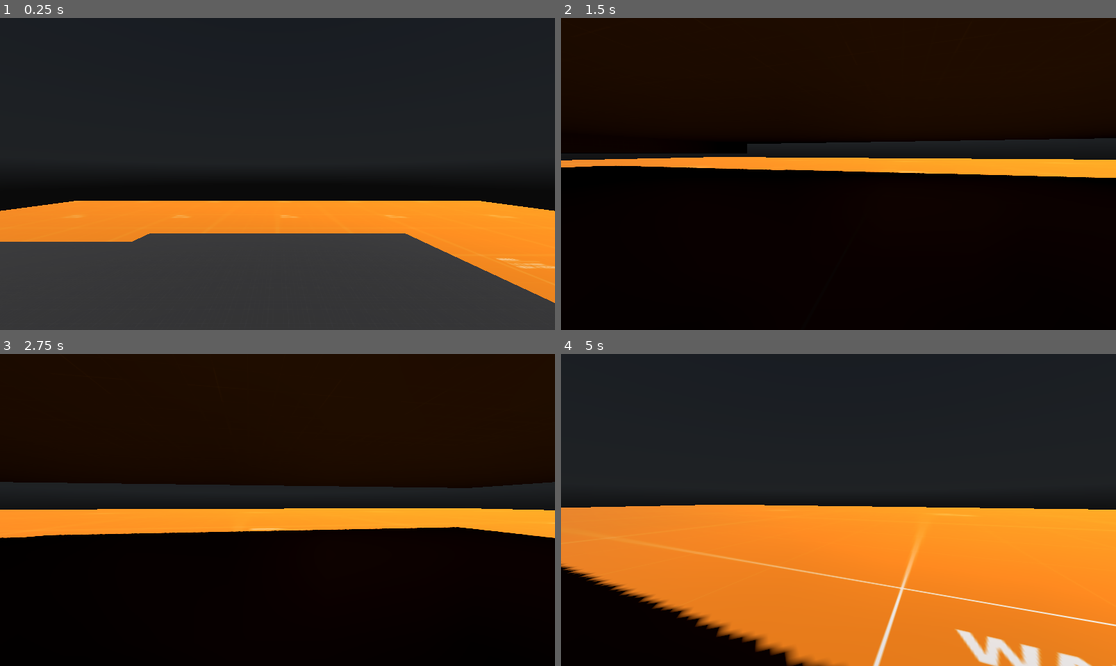
Above: before the commit, frames 1-4 (two rows, left to right).
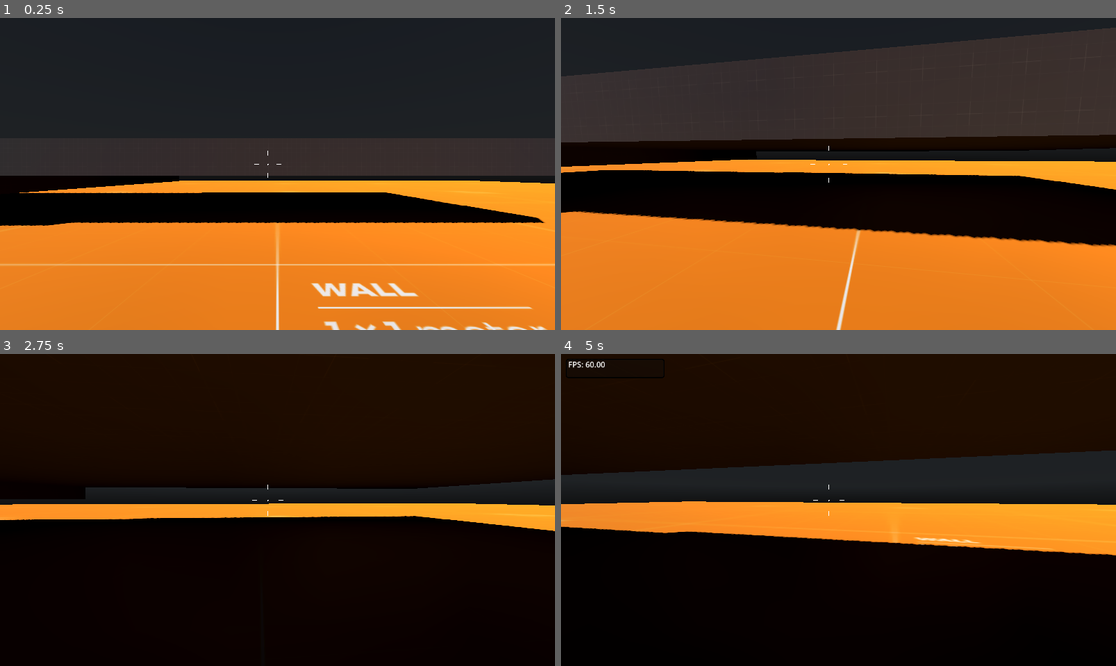
Above: after the commit, the same moments.

Repository: D3dde/WildWar
Game: Godot game, scene res://scenes/test.tscn
Same seed, same stepped clock (60 frames per second), same inputs: the game is played once before the commit and once after it. A sky picture missing from this copy of the repository is replaced by a grey-blue gradient.
Inputs (mouse positions are in pixels of both pictures, inside the frame that each line leads up to):
- Up to frame 1 (0.25 s): no input
- Up to frame 2 (1.5 s): tap Enter at 0.5 s; move the mouse to (866, 174) at 0.52 s; hold Ctrl (crouch) 0.53-1.28 s; hold W (up) from 0.53 s (still down); tap Space (jump) at 0.77 s; move the mouse to (810, 174) at 1.27 s; tap Ctrl (crouch) at 1.35 s
- Up to frame 3 (2.75 s): keep holding W (up); tap Space (jump) at 1.52 s; move the mouse to (288, 503) at 2.02 s; hold Ctrl (crouch) from 2.03 s (still down)
- Up to frame 4 (5 s): keep holding W (up); move the mouse to (832, 516) at 2.77 s; release Ctrl (crouch) at 2.78 s; tap Ctrl (crouch) at 2.85, 4.35 s; tap Space (jump) at 3.02, 3.77, 4.52 s; move the mouse to (877, 513) at 3.52 s; hold Ctrl (crouch) 3.53-4.28 s; tap F3 (debug, bound only after the commit) at 4.15 s; move the mouse to (794, 506) at 4.27 s

The runs differ from the first frame. In frame 1, 43% of the frame differs, in the area x 0-100%, y 38-100%; in frame 2, 76%, in the area x 0-100%, y 0-100%; in frame 3, 7.3%; in frame 4, 70%.

Commit message:
v1.2
added crosshair

Diff:
--- a/project.godot
+++ b/project.godot
@@ -53,3 +53,8 @@
 , Object(InputEventKey,"resource_local_to_scene":false,"resource_name":"","device":-1,"window_id":0,"alt_pressed":false,"shift_pressed":false,"ctrl_pressed":false,"meta_pressed":false,"pressed":false,"keycode":0,"physical_keycode":67,"key_label":0,"unicode":99,"echo":false,"script":null)
 ]
 }
+debug={
+"deadzone": 0.5,
+"events": [Object(InputEventKey,"resource_local_to_scene":false,"resource_name":"","device":-1,"window_id":0,"alt_pressed":false,"shift_pressed":false,"ctrl_pressed":false,"meta_pressed":false,"pressed":false,"keycode":0,"physical_keycode":4194334,"key_label":0,"unicode":0,"echo":false,"script":null)
+]
+}
--- a/scenes/fps_test.tscn
+++ b/scenes/fps_test.tscn
@@ -1,7 +1,10 @@
-[gd_scene load_steps=10 format=3 uid="uid://ckv3blddl3b8d"]
+[gd_scene load_steps=13 format=3 uid="uid://ckv3blddl3b8d"]
 
 [ext_resource type="Script" path="res://scripts/controller/basic_movement.gd" id="1_0hfvq"]
 [ext_resource type="Texture2D" uid="uid://bbn8i2sxkwwbq" path="res://material/gridbox/Green/texture_01.png" id="1_t8r0q"]
+[ext_resource type="Script" path="res://scripts/reticle.gd" id="3_scmlf"]
+[ext_resource type="Theme" uid="uid://bu4qh1oju7q04" path="res://themes/debug.tres" id="4_mc5ey"]
+[ext_resource type="Script" path="res://scripts/debug.gd" id="5_086y7"]
 
 [sub_resource type="CapsuleShape3D" id="CapsuleShape3D_yys74"]
 
@@ -9,6 +12,57 @@
 albedo_texture = ExtResource("1_t8r0q")
 
 [sub_resource type="CapsuleMesh" id="CapsuleMesh_r7u8p"]
+
+[sub_resource type="Animation" id="Animation_woy3y"]
+length = 0.001
+tracks/0/type = "value"
+tracks/0/imported = false
+tracks/0/enabled = true
+tracks/0/path = NodePath("CameraContainer:position")
+tracks/0/interp = 1
+tracks/0/loop_wrap = true
+tracks/0/keys = {
+"times": PackedFloat32Array(0),
+"transitions": PackedFloat32Array(1),
+"update": 0,
+"values": [Vector3(0, 0, 0)]
+}
+tracks/1/type = "value"
+tracks/1/imported = false
+tracks/1/enabled = true
+tracks/1/path = NodePath("CollisionShape3D/MeshInstance3D:mesh:height")
+tracks/1/interp = 1
+tracks/1/loop_wrap = true
+tracks/1/keys = {
+"times": PackedFloat32Array(0),
+"transitions": PackedFloat32Array(1),
+"update": 0,
+"values": [2.0]
+}
+tracks/2/type = "value"
+tracks/2/imported = false
+tracks/2/enabled = true
+tracks/2/path = NodePath("CollisionShape3D:shape:height")
+tracks/2/interp = 1
+tracks/2/loop_wrap = true
+tracks/2/keys = {
+"times": PackedFloat32Array(0),
+"transitions": PackedFloat32Array(1),
+"update": 0,
+"values": [2.0]
+}
+tracks/3/type = "value"
+tracks/3/imported = false
+tracks/3/enabled = true
+tracks/3/path = NodePath("CollisionShape3D:position")
+tracks/3/interp = 1
+tracks/3/loop_wrap = true
+tracks/3/keys = {
+"times": PackedFloat32Array(0),
+"transitions": PackedFloat32Array(1),
+"update": 0,
+"values": [Vector3(0, 1, 0)]
+}
 
 [sub_resource type="Animation" id="Animation_vic4o"]
 resource_name = "crouch"
@@ -62,57 +116,6 @@
 "values": [Vector3(0, 1, 0), Vector3(0, 0.75, 0)]
 }
 
-[sub_resource type="Animation" id="Animation_woy3y"]
-length = 0.001
-tracks/0/type = "value"
-tracks/0/imported = false
-tracks/0/enabled = true
-tracks/0/path = NodePath("CameraContainer:position")
-tracks/0/interp = 1
-tracks/0/loop_wrap = true
-tracks/0/keys = {
-"times": PackedFloat32Array(0),
-"transitions": PackedFloat32Array(1),
-"update": 0,
-"values": [Vector3(0, 0, 0)]
-}
-tracks/1/type = "value"
-tracks/1/imported = false
-tracks/1/enabled = true
-tracks/1/path = NodePath("CollisionShape3D/MeshInstance3D:mesh:height")
-tracks/1/interp = 1
-tracks/1/loop_wrap = true
-tracks/1/keys = {
-"times": PackedFloat32Array(0),
-"transitions": PackedFloat32Array(1),
-"update": 0,
-"values": [2.0]
-}
-tracks/2/type = "value"
-tracks/2/imported = false
-tracks/2/enabled = true
-tracks/2/path = NodePath("CollisionShape3D:shape:height")
-tracks/2/interp = 1
-tracks/2/loop_wrap = true
-tracks/2/keys = {
-"times": PackedFloat32Array(0),
-"transitions": PackedFloat32Array(1),
-"update": 0,
-"values": [2.0]
-}
-tracks/3/type = "value"
-tracks/3/imported = false
-tracks/3/enabled = true
-tracks/3/path = NodePath("CollisionShape3D:position")
-tracks/3/interp = 1
-tracks/3/loop_wrap = true
-tracks/3/keys = {
-"times": PackedFloat32Array(0),
-"transitions": PackedFloat32Array(1),
-"update": 0,
-"values": [Vector3(0, 1, 0)]
-}
-
 [sub_resource type="AnimationLibrary" id="AnimationLibrary_mskmd"]
 _data = {
 "RESET": SubResource("Animation_woy3y"),
@@ -122,10 +125,12 @@
 [sub_resource type="SphereShape3D" id="SphereShape3D_5ti5e"]
 
 [node name="CharacterBody3D" type="CharacterBody3D" node_paths=PackedStringArray("camera", "animation_player", "crouch_shape")]
+slide_on_ceiling = false
 script = ExtResource("1_0hfvq")
+select_toggle_crouch = true
 camera = NodePath("CameraContainer/Camera3D")
 animation_player = NodePath("AnimationPlayer")
-sens = 5.0
+sens = 3.0
 crouch_shape = NodePath("ShapeCast3D")
 
 [node name="CollisionShape3D" type="CollisionShape3D" parent="."]
@@ -154,3 +159,62 @@
 transform = Transform3D(1, 0, 0, 0, 1, 0, 0, 0, 1, 0, 2.5, 0)
 shape = SubResource("SphereShape3D_5ti5e")
 debug_shape_custom_color = Color(1, 0, 1, 1)
+
+[node name="Control" type="Control" parent="."]
+layout_mode = 3
+anchors_preset = 15
+anchor_right = 1.0
+anchor_bottom = 1.0
+grow_horizontal = 2
+grow_vertical = 2
+mouse_filter = 1
+
+[node name="CenterContainer" type="CenterContainer" parent="Control" node_paths=PackedStringArray("lines", "player")]
+layout_mode = 1
+anchors_preset = 8
+anchor_left = 0.5
+anchor_top = 0.5
+anchor_right = 0.5
+anchor_bottom = 0.5
+offset_left = -20.0
+offset_top = -20.0
+offset_right = 20.0
+offset_bottom = 20.0
+grow_horizontal = 2
+grow_vertical = 2
+script = ExtResource("3_scmlf")
+lines = [NodePath("Top"), NodePath("Right"), NodePath("Down"), NodePath("Left")]
+player = NodePath("../..")
+
+[node name="Top" type="Line2D" parent="Control/CenterContainer"]
+points = PackedVector2Array(0, -10, 0, -20)
+width = 2.0
+
+[node name="Right" type="Line2D" parent="Control/CenterContainer"]
+points = PackedVector2Array(-10, 0, -20, 0)
+width = 2.0
+
+[node name="Down" type="Line2D" parent="Control/CenterContainer"]
+points = PackedVector2Array(0, 10, 0, 20)
+width = 2.0
+
+[node name="Left" type="Line2D" parent="Control/CenterContainer"]
+points = PackedVector2Array(10, 0, 20, 0)
+width = 2.0
+
+[node name="DebugPanel" type="PanelContainer" parent="Control" node_paths=PackedStringArray("container")]
+custom_minimum_size = Vector2(200, 0)
+layout_mode = 0
+offset_left = 15.0
+offset_top = 10.0
+offset_right = 215.0
+offset_bottom = 50.0
+theme = ExtResource("4_mc5ey")
+script = ExtResource("5_086y7")
+container = NodePath("PanelContainer/VBoxContainer")
+
+[node name="PanelContainer" type="PanelContainer" parent="Control/DebugPanel"]
+layout_mode = 2
+
+[node name="VBoxContainer" type="VBoxContainer" parent="Control/DebugPanel/PanelContainer"]
+layout_mode = 2
--- a/scenes/test.tscn
+++ b/scenes/test.tscn
@@ -61,7 +61,7 @@
 shape = SubResource("BoxShape3D_2whju")
 
 [node name="CharacterBody3D" parent="." instance=ExtResource("4_lfpav")]
-transform = Transform3D(1, 0, 0, 0, 1, 0, 0, 0, 1, 0, 4.81374, 0)
+transform = Transform3D(1, 0, 0, 0, 1, 0, 0, 0, 1, 0, 0.37196, 3.46225)
 
 [node name="MeshInstance3D3" type="MeshInstance3D" parent="."]
 transform = Transform3D(1, 0, 0, 0, 1, 0, 0, 0, 1, 0, 2, -7)
--- /dev/null
+++ b/scripts/debug.gd
@@ -0,0 +1,26 @@
+extends PanelContainer
+
+@export var container : VBoxContainer
+
+var property
+var fps : String
+
+func _ready():
+	visible = false
+	add_debug_property("FPS",fps)
+
+func _process(delta):
+	if visible:
+		fps = "%.2f" % (1.0/delta)
+		property.text = property.name + ": " + fps
+
+
+func _input(event):
+	if event.is_action_pressed("debug"):
+		visible = !visible
+
+func add_debug_property(title : String,value):
+	property = Label.new()
+	container.add_child(property)
+	property.name = title
+	property.text = property.name + value
--- /dev/null
+++ b/scripts/reticle.gd
@@ -0,0 +1,38 @@
+extends CenterContainer
+
+#lines
+@export var lines : Array[Line2D]
+@export var player : CharacterBody3D
+@export var reticle_speed := 0.25
+@onready var reticle_distance=get_viewport().size[0]/500
+
+#dot
+@export var dot_radius : float = 1.50
+@export var dot_color := Color.WHITE
+
+
+
+func _ready():
+	queue_redraw()
+
+func _process(delta):
+	adjust_reticle_lines()
+	reticle_distance=get_viewport().size[0]/250
+
+
+func _draw():
+	draw_circle(Vector2(0,0),dot_radius,dot_color)
+
+
+
+func adjust_reticle_lines():
+	var vel = player.get_real_velocity()
+	var origin = Vector3(0,0,0)
+	var pos = Vector2(0,0)
+	var speed = origin.distance_to(vel)
+
+	#movimento effettivo del reticolo
+	lines[0].position = lerp( lines[0].position , pos + Vector2(0 , -speed * reticle_distance ) , reticle_speed )
+	lines[1].position = lerp( lines[1].position , pos + Vector2( -speed * reticle_distance , 0 ) , reticle_speed )
+	lines[2].position = lerp( lines[2].position , pos + Vector2(0 , speed * reticle_distance ) , reticle_speed )
+	lines[3].position = lerp( lines[3].position , pos + Vector2( speed * reticle_distance , 0 ) , reticle_speed )
--- /dev/null
+++ b/themes/debug.tres
@@ -0,0 +1,21 @@
+[gd_resource type="Theme" load_steps=2 format=3 uid="uid://bu4qh1oju7q04"]
+
+[sub_resource type="StyleBoxFlat" id="StyleBoxFlat_uaao1"]
+content_margin_left = 0.0
+content_margin_top = 0.0
+content_margin_right = 0.0
+content_margin_bottom = 0.0
+bg_color = Color(0.051971, 0.051971, 0.0519709, 0.196078)
+border_width_left = 2
+border_width_top = 2
+border_width_right = 2
+border_width_bottom = 2
+border_color = Color(0, 0, 0, 1)
+corner_radius_top_left = 5
+corner_radius_top_right = 5
+corner_radius_bottom_right = 5
+corner_radius_bottom_left = 5
+expand_margin_left = 5.0
+
+[resource]
+PanelContainer/styles/panel = SubResource("StyleBoxFlat_uaao1")
